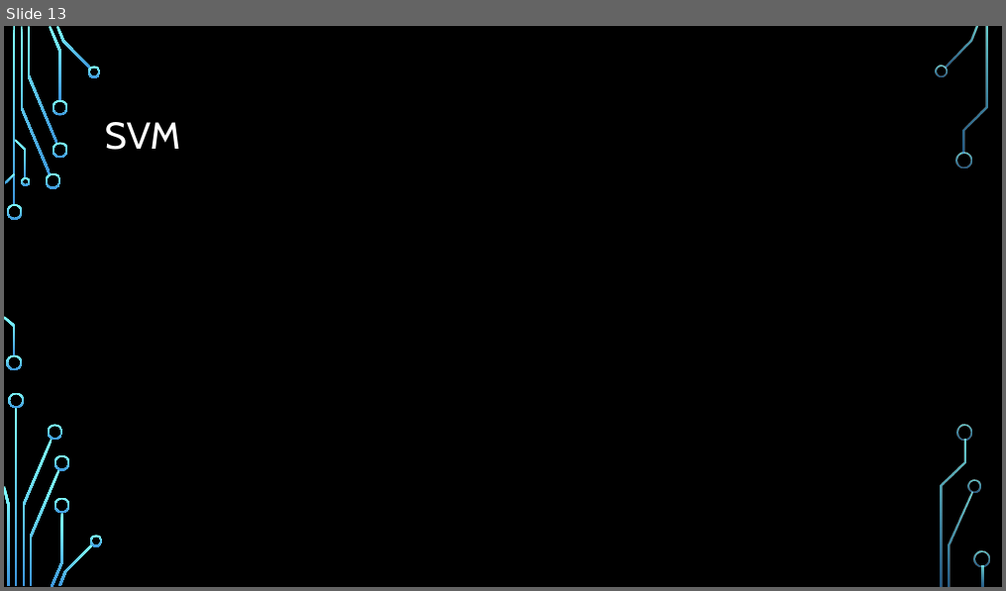
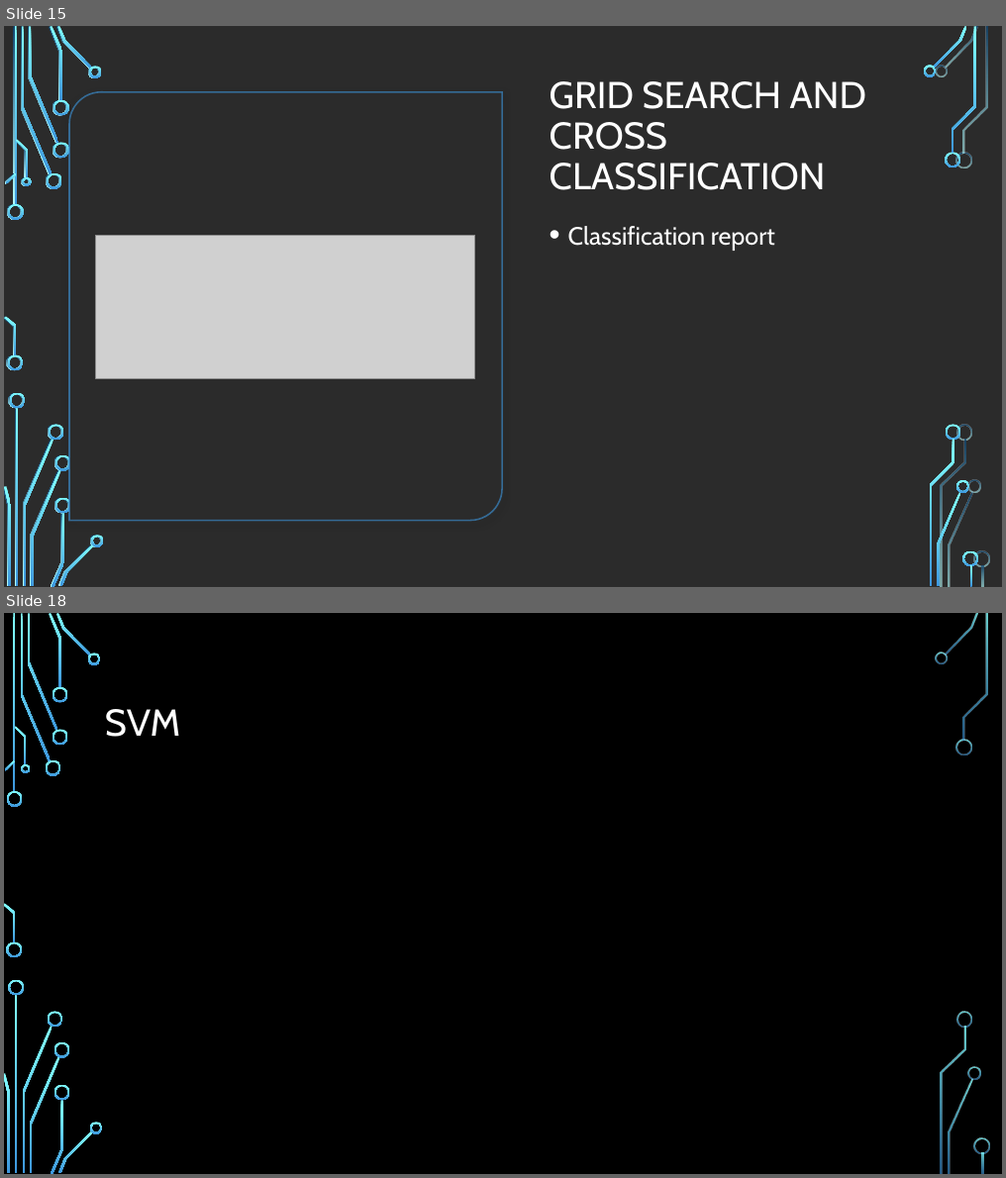
Before and after one commit to DanielHughes1580/Project_4_Group_5, a slide deck: Presentation.pptx. Shown one above the other, each under a label of ours: slide 13 before the commit, slides 15 and 18 after it; the slides between them are not shown. The pictures are 1006x591 and 1006x1178 pixels, drawn with LibreOffice and Linux fonts; fonts in the diff are those of the drawing; grey boxes stand for pictures; background and template pictures are left out; a plain dark background stands for a picture behind light text. Boxes give left, top, right and bottom in pixels: in the first picture for what was removed or moved away, otherwise in the second. Text is boxed around its words. In the diff, an @@ line names an element or a change of style, - is before the commit and + after.

```diff
--- a/Presentation.pptx
+++ b/Presentation.pptx
@@ slide 15 added at <box>4,26,1002,587</box>, background picture (left out) @@
@@ title added at <box>549,81,866,190</box>, 36 pt, text #FFFFFF @@
+GRID SEARCH AND CROSS CLASSIFICATION
@@ round diag rect added at <box>69,92,502,520</box>, fill #FFFFFF, outline #3D97DE 1.5 pt @@
@@ text added at <box>568,226,775,251</box>, 24 pt, text #FFFFFF @@
+• Classification report
@@ picture added at <box>95,236,475,378</box> @@
@@ group added at <box>4,26,979,587</box>: 33 freeform shapes, 3 rectangles @@
@@ group added at <box>4,26,990,587</box>: 33 freeform shapes, 3 rectangles @@
@@ what was slide 13 is now slide 18 @@
```
Also in this commit, not shown: 2 slides changed, 4 other slides added, 1 other file.
